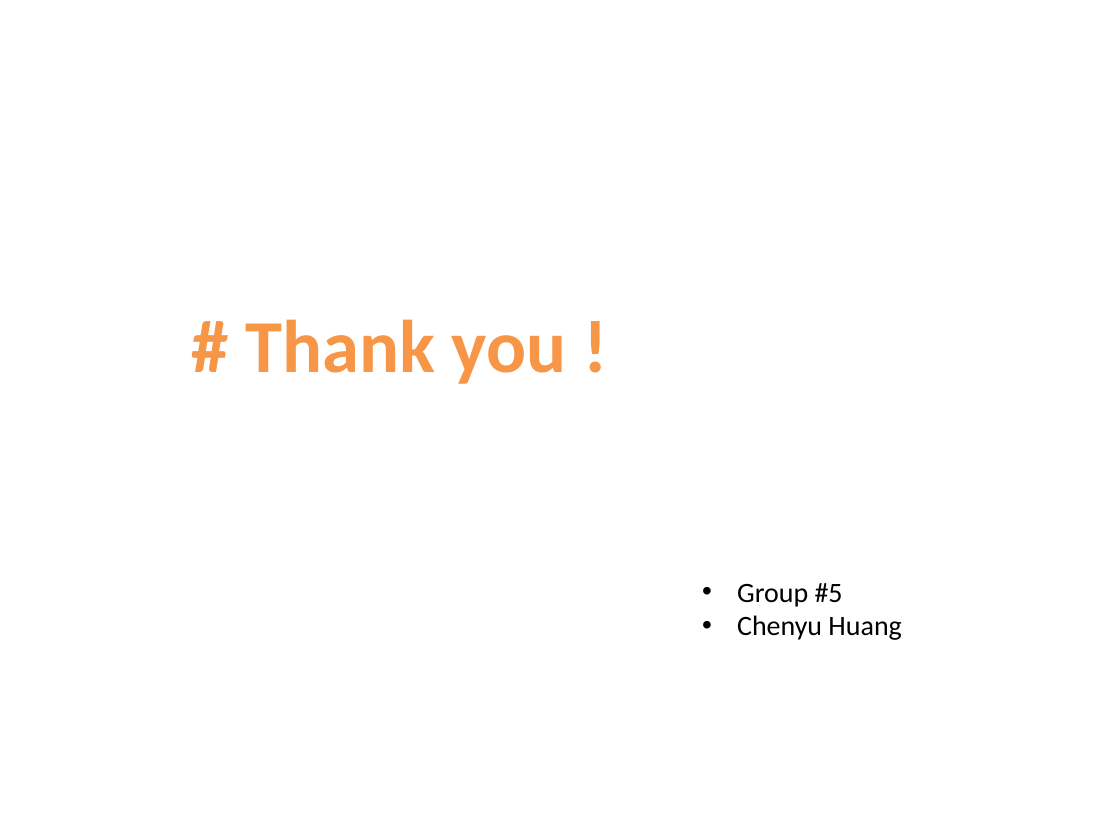
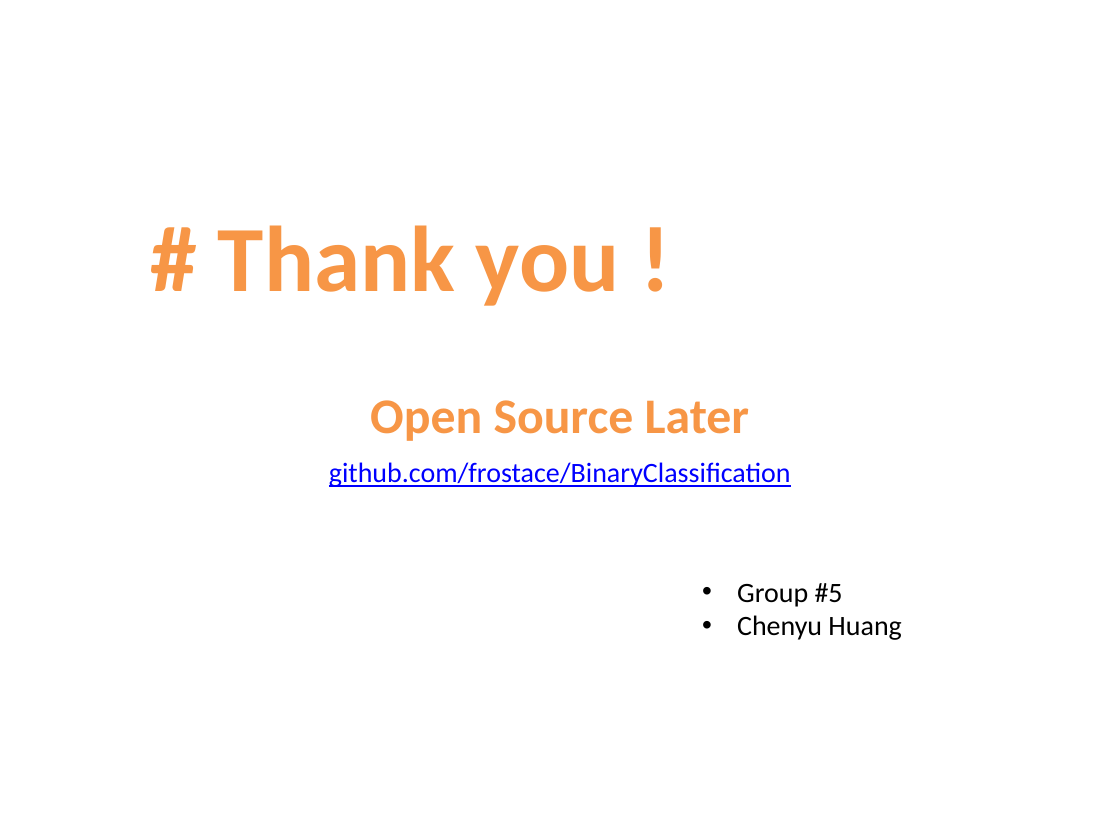
Before and after one commit to frostace/BinaryClassification, a slide deck: slide 17 of DataSciencePres.pptx. Drawn at 1120x840 pixels with LibreOffice and Linux fonts; fonts in the diff are those of the drawing. Boxes give left, top, right and bottom in pixels: in the first picture for what was removed or moved away, otherwise in the second. Text is boxed around its words. In the diff, an @@ line names an element or a change of style, - is before the commit and + after.

```diff
--- a/DataSciencePres.pptx
+++ b/DataSciencePres.pptx
@@ text "# Thank you !": place and size @@
-text "# Thank you !" at [245, 319, 567, 384]
+text "# Thank you !" at [218, 225, 619, 306]
@@ text "# Thank you !" at [218, 225, 619, 306]: size 48 to 60 pt @@
@@ text added at [370, 400, 750, 441], 32 pt, text #F79646, bold @@
+Open Source Later
@@ text added at [329, 462, 791, 487], 18 pt, text #0000FF, underline @@
+github.com/frostace/BinaryClassification
```
Also in this commit, not shown: 5 other slides changed, 1 slide added, 1 slide removed, 19 other files.
